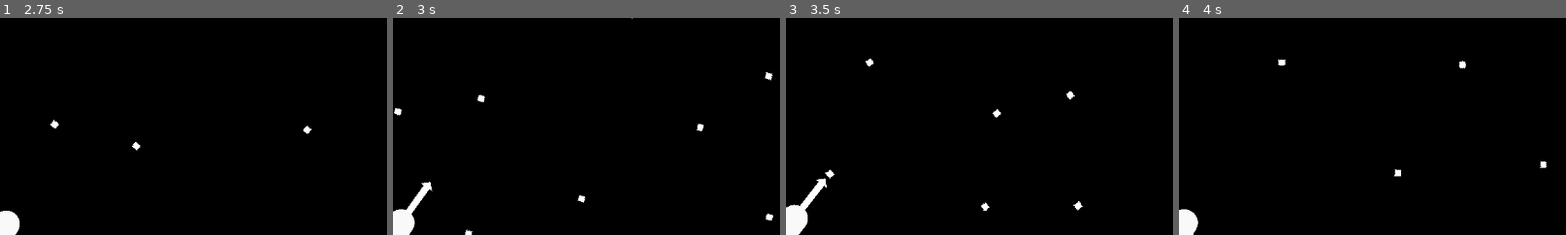
Above: before the commit, frames 1-4 (left to right).
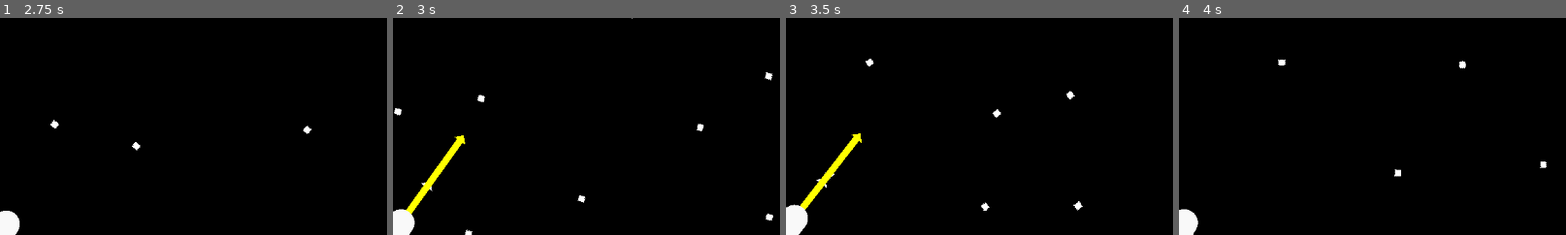
Above: after the commit, the same moments.

Repository: coolspacegame/game
Game: Godot game, scene res://node_2d.tscn
Two runs of this game, one before a commit and one after it. Both use one fixed random seed, a clock stepped at 60 frames per second and the inputs below.
Inputs (mouse positions are % of the whole screen's width and height, from its top left):
- Up to frame 1 (2.75 s): tap Enter at 0.5 s; move the mouse to (72, 45) at 0.52 s; hold D (skelly_input_action_right) 0.53-1.28 s; click (72, 45) at 0.6 s; tap Space (skelly_input_action_jump) at 0.77, 1.52 s; move the mouse to (30, 55) at 1.27 s; hold S (skelly_input_action_backward) 1.28-2.03 s; right-click (30, 55) at 1.35 s; move the mouse to (60, 28) at 2.02 s; hold D (skelly_input_action_right) from 2.03 s (still down); tap E (skelly_input_action_2) at 2.1 s
- Up to frame 2 (3 s): move the mouse to (45, 70) at 2.77 s; release D (skelly_input_action_right) at 2.78 s; hold W (skelly_input_action_forward) from 2.78 s (still down); tap I (skelly_input_action_3) at 2.85 s
- Up to frame 3 (3.5 s): keep holding W (skelly_input_action_forward); tap Space (skelly_input_action_jump) at 3.02 s
- Up to frame 4 (4 s): move the mouse to (80, 65) at 3.52 s; release W (skelly_input_action_forward) at 3.53 s; hold A (skelly_input_action_left) from 3.53 s (still down); hold X from 3.53 s (still down); tap Space (skelly_input_action_jump) at 3.77 s
The pictures show only the part of the screen within x 50-100%, y 0-50%; the shares and areas given below are measured in that part.

Frame 1 is identical in both runs. In frame 2, 0.8% of the frame differs, in the area x 3-19%, y 54-91%; in frame 3, 0.8%; in frame 4, nothing differs.

Commit message:
sliding shennanigans

Diff:
--- a/node_2d.tscn
+++ b/node_2d.tscn
@@ -33,6 +33,7 @@
 [node name="UI" parent="CanvasLayer" instance=ExtResource("6_d21ai")]
 
 [node name="TheCharacter" parent="." instance=ExtResource("1_x0ka3")]
+z_index = 1
 
 [node name="TheEnvironment" parent="." instance=ExtResource("7_d21ai")]
 _asteroid_texture = SubResource("GradientTexture1D_rj586")
--- a/scenes/the_character.tscn
+++ b/scenes/the_character.tscn
@@ -18,6 +18,9 @@
 
 [sub_resource type="CircleShape2D" id="CircleShape2D_jkqiv"]
 radius = 25.0
+
+[sub_resource type="PhysicsMaterial" id="PhysicsMaterial_jkqiv"]
+rough = true
 
 [sub_resource type="CapsuleShape2D" id="CapsuleShape2D_ec718"]
 radius = 20.0
@@ -43,6 +46,7 @@
 
 [node name="PhysicsBody" type="RigidBody2D" parent="."]
 mass = 100.0
+physics_material_override = SubResource("PhysicsMaterial_jkqiv")
 linear_damp_mode = 1
 linear_damp = 1.5
 angular_damp_mode = 1
--- a/scripts/Asteroid.gd
+++ b/scripts/Asteroid.gd
@@ -56,6 +56,9 @@
     rigid_body.collision_mask = (
         CollisionConstants.DEFAULT | CollisionConstants.CHARACTER | CollisionConstants.ASTEROID
     )
+    rigid_body.physics_material_override = PhysicsMaterial.new()
+    rigid_body.physics_material_override.friction = 1.0
+
 
     _refresh()
 
--- a/scripts/TheCharacter.gd
+++ b/scripts/TheCharacter.gd
@@ -35,8 +35,10 @@
 
 var _rotation_adjustment_filter := []
 
+var _arrows_to_draw: Array[Dictionary] = []
+
 ## Scale of the gravititational force from asteroids on the character
-const GRAVITATIONAL_CONSTANT := 2.0
+const GRAVITATIONAL_CONSTANT := 1.0
 const ROTATION_ADJUSTMENT_FILTER_SIZE := 60
 const MAX_JUMPING_TIME := 0.5
 const HORIZONTAL_JUMP_SCALE := 0.80
@@ -155,9 +157,10 @@
     var space_rid := get_world_2d().space
     var space_state := PhysicsServer2D.space_get_direct_state(space_rid)
 
+    var net_force := Vector2.ZERO
 
     # only apply input force/torque if there is requested movement
-    var boosters_are_active = _requested_movement != Vector2i.ZERO and _boosters_enabled
+    var boosters_are_active := _requested_movement != Vector2i.ZERO and _boosters_enabled
 
     if boosters_are_active:
         # apply the force and torque as requested, presumably as a signal from the player input controller
@@ -170,12 +173,14 @@
             * Vector2.DOWN.rotated(character_body.rotation)
         )
         var requested_movement_torque := REQUESTED_MOVEMENT_TORQUE_SCALE * _requested_movement.x
-        character_body.apply_central_force(requested_movement_force)
+        net_force += requested_movement_force
         character_body.apply_torque(requested_movement_torque)
 
     var jumping_force := Vector2.ZERO
     var walking_force := Vector2.ZERO
     var surface_tangent := Vector2.ZERO
+
+    character_body.freeze = false
 
     # if we are not in booster mode at all, then attempt to walk on the surface of the asteroid
     if not _boosters_enabled:
@@ -194,19 +199,19 @@
         var offset_step_magnitude := offset_range_size / (offset_range_idx_end_exclusive - 1 - offset_range_idx_start_inclusive)
 
         for offset in range(offset_range_idx_start_inclusive, offset_range_idx_end_exclusive):
-            var rotation_cast_from = character_body.global_position + character_body.transform.basis_xform(Vector2.RIGHT * offset * offset_step_magnitude)
-            var rotation_cast_to = rotation_cast_from + chosen_gravity_direction * proximity_detector_shape_rect.size.y / 2
+            var rotation_cast_from := character_body.global_position + character_body.transform.basis_xform(Vector2.RIGHT * offset * offset_step_magnitude)
+            var rotation_cast_to := rotation_cast_from + chosen_gravity_direction * proximity_detector_shape_rect.size.y / 2
 
             var rotation_ray_query := PhysicsRayQueryParameters2D.create(rotation_cast_from, rotation_cast_to, collision_mask)
-            var rotation_ray_query_result = space_state.intersect_ray(rotation_ray_query)
+            var rotation_ray_query_result := space_state.intersect_ray(rotation_ray_query)
 
             if rotation_ray_query_result.size() > 0:
                 surface_normal_sum += rotation_ray_query_result.normal.normalized()
                 surface_normal_count += 1
 
         if surface_normal_count > 0:
-            var surface_normal = surface_normal_sum.normalized()
-            var surface_normal_negated = -surface_normal
+            var surface_normal := surface_normal_sum.normalized()
+            var surface_normal_negated := -surface_normal
 
             # angle of the normal vector relative to +x
             var normal_vector_angle := atan2(surface_normal_negated.y, surface_normal_negated.x)
@@ -214,6 +219,9 @@
             # angle of the character orientation vector relative to +x
             var character_rotation_angle := atan2(character_orientation.y, character_orientation.x)
             var angle_delta := normal_vector_angle - character_rotation_angle
+
+            if abs(angle_delta) > PI:
+                angle_delta -= sign(angle_delta) * TAU
 
             character_body.global_rotation = _update_rotation_adjustment_filter(character_body.global_rotation + angle_delta)
 
@@ -226,38 +234,38 @@
             shape_query.collision_mask = collision_mask
             shape_query.margin = 5.0
 
-            var shape_query_result = space_state.collide_shape(shape_query)
+            var shape_query_result := space_state.get_rest_info(shape_query)
+
+            surface_tangent = surface_normal.rotated(PI / 2)
+            walking_force = WALKING_MOVEMENT_FORCE_SCALE * _requested_movement.x * surface_tangent
+
+            var asteroid_vel := Vector2.ZERO
 
             # if the query result dictionary has entries, then there was a hit
             if shape_query_result.size() > 0:
+
+
                 if not _is_jumping and _requested_jump:
                     jumping_force = (
-                        character_body.transform.basis_xform(
-                            (
-                                # _requested_movement.x as float * HORIZONTAL_JUMP_SCALE * Vector2.RIGHT
-                                Vector2.UP
-                            )
-                        )
+                        character_body.transform.basis_xform(Vector2.UP)
                         * JUMPING_FORCE_SCALE
                         * _remaining_jumping_time
                         / MAX_JUMPING_TIME
                     )
                     _is_jumping = true
 
-            surface_tangent = surface_normal.rotated(PI / 2)
-
-            walking_force = WALKING_MOVEMENT_FORCE_SCALE * _requested_movement.x * surface_tangent
-
-            var velocity_direction := character_body.linear_velocity.normalized()
-
-            # negate the gravity force in the direction of the surface tangent, to prevent the character from sliding down the surface
-            character_body.apply_central_force(-1.0 * summed_gravity_force.dot(velocity_direction) * velocity_direction)
-
-    character_body.apply_central_force(walking_force)
-
-    character_body.apply_central_force(summed_gravity_force)
-
-    character_body.apply_central_force(jumping_force)
+                asteroid_vel = shape_query_result.linear_velocity
+
+#                var normal_force_magnitude = abs(strongest_gravity_force.dot(surface_normal))
+#                var friction_coefficient := 0.1
+#                net_force += min(normal_force_magnitude, (character_body.linear_velocity / delta).length()) * surface_tangent * -1.0 * sign(character_body.linear_velocity.dot(surface_tangent))
+#                net_force += normal_force_magnitude * surface_tangent * -1.0 * sign(character_body.linear_velocity.dot(surface_tangent))
+
+                if (walking_force + jumping_force).length() < 0.01:
+                    character_body.linear_velocity = asteroid_vel
+                    net_force += -1.0 * summed_gravity_force.dot(surface_tangent) * surface_tangent
+
+    net_force += walking_force + jumping_force + strongest_gravity_force
 
     if _is_jumping:
         # update the remaining jumping time, such that it will run out after some time
@@ -302,50 +310,71 @@
                 var colliding_area := collision_dict.collider as Area2D
                 destroyed_asteroid_tile.emit(colliding_area)
 
+    character_body.apply_central_force(net_force)
+
+    var arrow_vector_force  := (
+        _requested_movement.y
+        * Vector2.DOWN.rotated(character_body.rotation)
+        * DEBUG_INDICATOR_LINE_LENGTH
+    )
+    var arrow_vector_torque := (
+        _requested_movement.x
+        * Vector2.RIGHT.rotated(character_body.rotation)
+        * DEBUG_INDICATOR_LINE_LENGTH
+    )
+
+    var arrow_vector_input_force := net_force * 0.0001 * DEBUG_INDICATOR_LINE_LENGTH
+
+    _arrows_to_draw.clear()
+    if _show_debug_indicators:
+        _arrows_to_draw.append({
+            "from": character_body.global_position,
+            "to": character_body.global_position + arrow_vector_force,
+            "color": Color.WHITE,
+        })
+        _arrows_to_draw.append({
+            "from": character_body.global_position,
+            "to": character_body.global_position + arrow_vector_torque,
+            "color": Color.WHITE,
+        })
+        _arrows_to_draw.append({
+            "from": character_body.global_position,
+            "to": character_body.global_position + arrow_vector_input_force,
+            "color": Color.YELLOW,
+        })
+
     # this is to make sure the _draw() method is called each frame
     queue_redraw()
 
 
 func _draw() -> void:
-    var character_body := $PhysicsBody as RigidBody2D
-
-    # if enabled, show an arrow indicated the input acceleration given by the requested movement
-    if _show_debug_indicators:
-        var arrow_vector_force := (
-            _requested_movement.y
-            * Vector2.DOWN.rotated(character_body.rotation)
-            * DEBUG_INDICATOR_LINE_LENGTH
-        )
-        var arrow_vector_torque := (
-            _requested_movement.x
-            * Vector2.RIGHT.rotated(character_body.rotation)
-            * DEBUG_INDICATOR_LINE_LENGTH
-        )
-
-        for arrow_vector in [arrow_vector_force, arrow_vector_torque]:
-            var debug_arrow_from := character_body.position
-            var debug_arrow_to = character_body.position + arrow_vector
-            draw_line(
-                debug_arrow_from, debug_arrow_to, Color.WHITE, DEBUG_INDICATOR_LINE_WIDTH, false
+    for arrow_vector_dict in _arrows_to_draw:
+        var debug_arrow_from = arrow_vector_dict.from
+        var debug_arrow_to = arrow_vector_dict.to
+        var debug_arrow_color = arrow_vector_dict.color
+        var arrow_vector = debug_arrow_to - debug_arrow_from
+
+        draw_line(
+            debug_arrow_from, debug_arrow_to, debug_arrow_color, DEBUG_INDICATOR_LINE_WIDTH, false
+        )
+        var arrow_tip_points := PackedVector2Array()
+        arrow_tip_points.append(
+            arrow_vector.normalized() * DEBUG_INDICATOR_ARROW_TIP_SIZE + debug_arrow_to
+        )
+        arrow_tip_points.append(
+            (
+                arrow_vector.normalized().rotated(PI / 2) * DEBUG_INDICATOR_ARROW_TIP_SIZE
+                + debug_arrow_to
             )
-            var arrow_tip_points := PackedVector2Array()
-            arrow_tip_points.append(
-                arrow_vector.normalized() * DEBUG_INDICATOR_ARROW_TIP_SIZE + debug_arrow_to
+        )
+        arrow_tip_points.append(
+            (
+                arrow_vector.normalized().rotated(-PI / 2) * DEBUG_INDICATOR_ARROW_TIP_SIZE
+                + debug_arrow_to
             )
-            arrow_tip_points.append(
-                (
-                    arrow_vector.normalized().rotated(PI / 2) * DEBUG_INDICATOR_ARROW_TIP_SIZE
-                    + debug_arrow_to
-                )
-            )
-            arrow_tip_points.append(
-                (
-                    arrow_vector.normalized().rotated(-PI / 2) * DEBUG_INDICATOR_ARROW_TIP_SIZE
-                    + debug_arrow_to
-                )
-            )
-            var arrow_tip_colors := PackedColorArray()
-            arrow_tip_colors.append(Color.WHITE)
-            arrow_tip_colors.append(Color.WHITE)
-            arrow_tip_colors.append(Color.WHITE)
-            draw_polygon(arrow_tip_points, arrow_tip_colors)
+        )
+        var arrow_tip_colors := PackedColorArray()
+        arrow_tip_colors.append(debug_arrow_color)
+        arrow_tip_colors.append(debug_arrow_color)
+        arrow_tip_colors.append(debug_arrow_color)
+        draw_polygon(arrow_tip_points, arrow_tip_colors)
Not shown: 1 places in scenes/the_character.tscn that only renumber resources
Not shown, removed: .editorconfig
Not shown, changed: .gitignore
